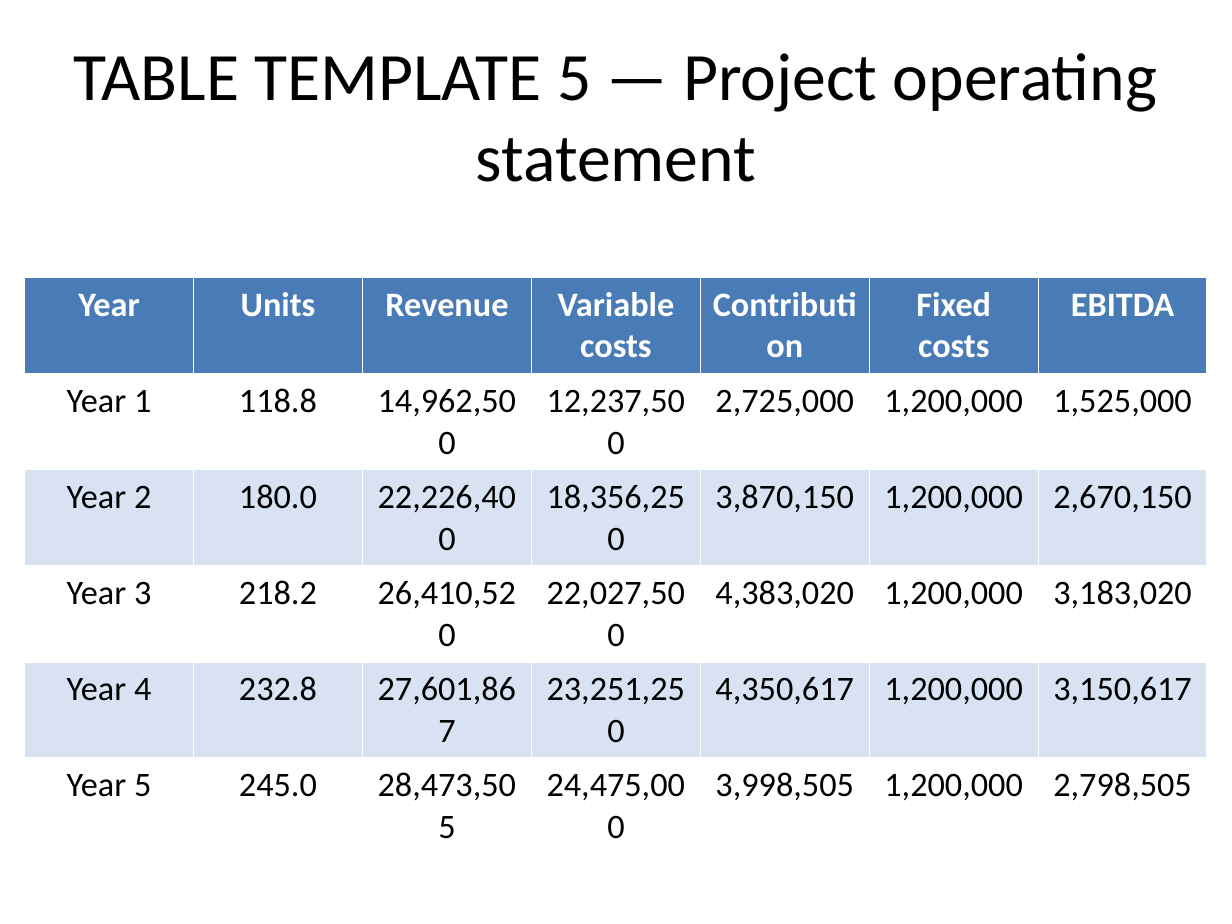
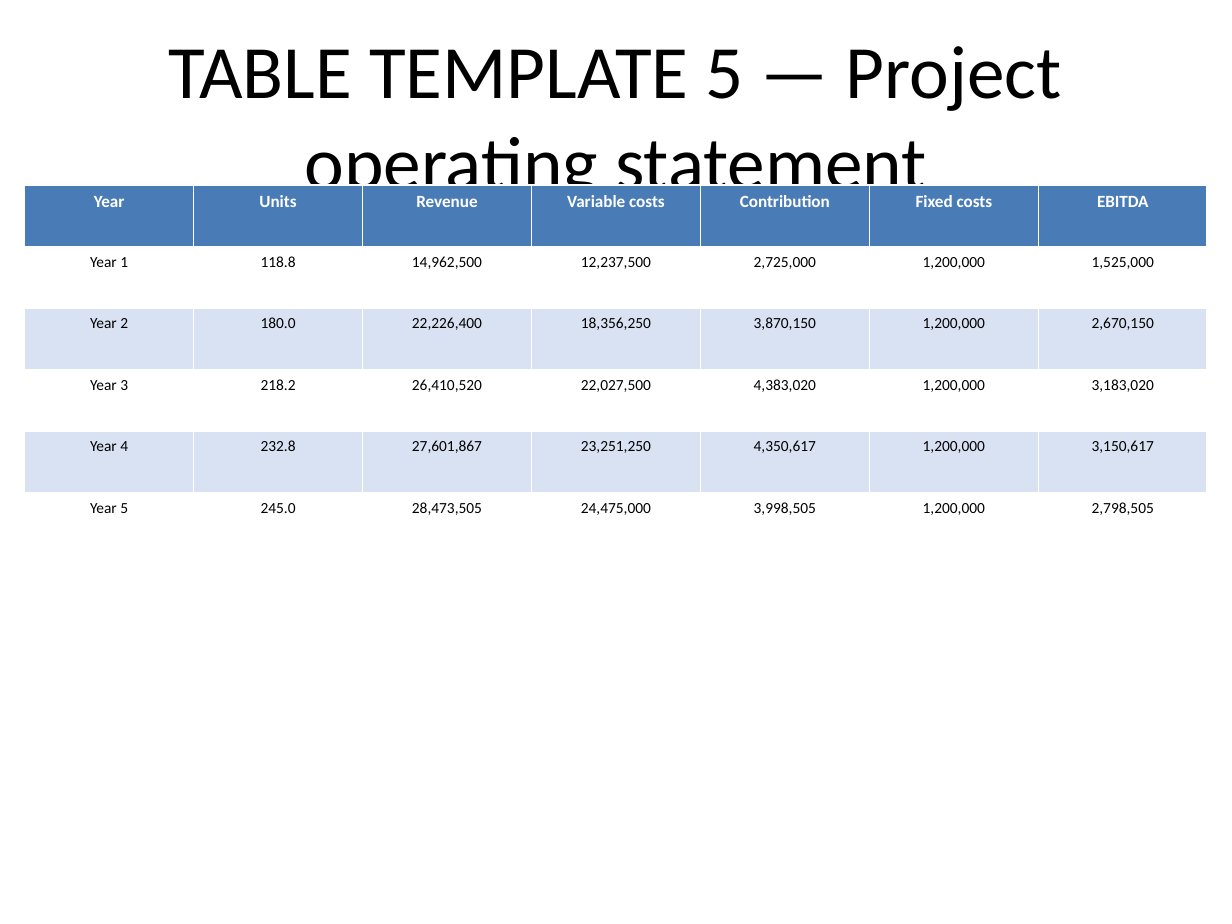
Before and after one commit to tchalt/Python-Case-Study-Analysis, a slide deck: slide 7 of Production_Financial_Plan_Presentation.pptx. Drawn at 1232x924 pixels with LibreOffice and Linux fonts; fonts in the diff are those of the drawing. Boxes give left, top, right and bottom in pixels: in the first picture for what was removed or moved away, otherwise in the second. Text is boxed around its words. In the diff, an @@ line names an element or a change of style, - is before the commit and + after.

```diff
--- a/Production_Financial_Plan_Presentation.pptx
+++ b/Production_Financial_Plan_Presentation.pptx
@@ title "TABLE TEMPLATE 5 — Project ..." at <box>169,46,1062,207</box>: size 39.6 to 44 pt @@
@@ table at <box>25,185,1206,554</box> @@
@@ size 20 to 10 pt in "Year", "Units", "Revenue", "Variable costs" and 3 more places @@
@@ size 20 to 9 pt in "Year 1", "118.8", "14,962,500", "12,237,500" and 31 more places @@
@@ table: place and size @@
-table at <box>25,277,1206,844</box>
+table at <box>25,185,1206,554</box>
```
Also in this commit, not shown: 8 other slides changed, 1 slide removed, 1 other file.
